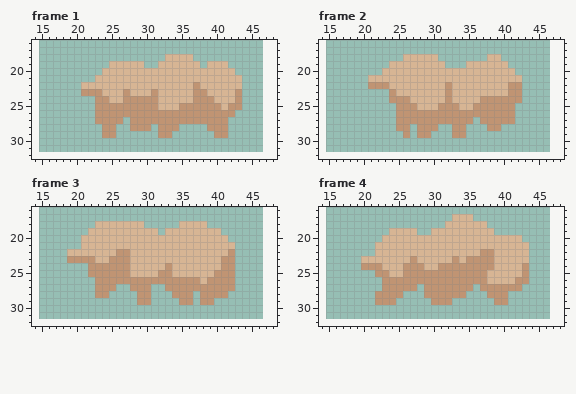
One commit to this pixel-art file: Assets/Sprites/Enemies/Tardigrade/tardigrade_running.aseprite. The picture above was drawn from the file before the commit.
32x16 pixels, 4 frames. Shown: frame 1: x 14..48, y 16..32; frame 2: x 14..48, y 16..32; frame 3: x 14..48, y 16..32; frame 4: x 14..48, y 16..32. The old version is drawn lined up with the new one, on the new canvas.
After the commit:
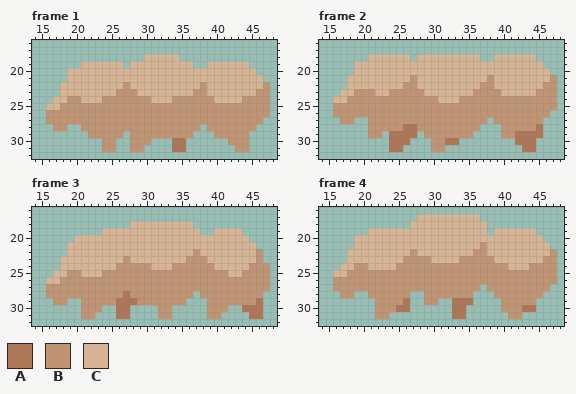
Palette (. is transparent): A #ad7757  B #c09473  C #d7b594
What changed:
canvas 32x16 -> 64x48, the old top-left corner now at 15,16
Frame 1:
y 18: x 30..32 ... -> CCC; x 35..36 CC -> ..
y 19: x 21..24 .... -> CCCC; x 27 C -> .; x 30..31 .. -> CC; x 37 C -> .; x 42..44 ... -> CCC
y 20: x 19..23 ..... -> CCCCC; x 43..45 ... -> CCC
y 21: x 19..22 .... -> CCCC; x 44..46 ... -> CCC
y 22: x 18..20 ... -> CCC; x 27 C -> B; x 37..38 BC -> CB; x 44..47 .... -> CCCB
y 23: x 18..23 ...BBB -> CCCCCC; x 26 C -> B; x 28 C -> B; x 31 B -> C; x 43..47 B.... -> CCCBB
y 24: x 17..23 ......B -> CCBBCCC; x 25..26 CC -> BB; x 31 B -> C; x 34..36 CCC -> BBB; x 43..47 B.... -> CBBBB
y 25: x 16..22 ....... -> CCBBBBB; x 32..34 CCC -> BBB; x 41 C -> B; x 44..47 .... -> BBBB
y 26: x 16..22 ....... -> BBBBBBB; x 43..47 ..... -> BBBBB
y 27: x 16..22 ....... -> BBBBBBB; x 27 . -> B; x 42..46 ..... -> BBBBB
y 28: x 17..18 .. -> BB; x 21..23 ... -> BBB; x 26..27 .. -> BB; x 31 . -> B; x 35..37 ... -> BBB; x 42..45 .... -> BBBB
y 29: x 22..23 .. -> BB; x 26 . -> B; x 28..31 .... -> BBBB; x 34..36 ... -> BBB; x 42..44 ... -> BBB
y 30: x 24..25 .. -> BB; x 28..30 ... -> BBB; x 34..35 .. -> AA; x 42..44 ... -> BBB
y 31: x 24..25 .. -> BB; x 28..29 .. -> BB; x 34..35 .. -> AA; x 43..44 .. -> BB
Frame 2:
y 18: x 21..25 ..... -> CCCCC; x 27 C -> .; x 31..36 ...... -> CCCCCC; x 38 C -> .; x 40..44 ..... -> CCCCC
y 19: x 19..23 ..... -> CCCCC; x 32..34 ... -> CCC; x 41..45 ..... -> CCCCC
y 20: x 19..22 .... -> CCCC; x 42..46 ..... -> CCCCC
y 21: x 18..20 ... -> CCC; x 27 C -> B; x 38 C -> B; x 43..47 ..... -> CCCCB
y 22: x 18..23 ...BBB -> CCCCCC; x 26..27 CC -> BB; x 32 B -> C; x 37..38 CC -> BB; x 41..47 BB..... -> CCCCCBB
y 23: x 17..23 ....... -> CCBBBCC; x 25..28 CCCC -> BBBB; x 32 B -> C; x 36..39 CCCC -> BBBB; x 41..47 BB..... -> CCCCBBB
y 24: x 16..23 ........ -> CCBBBBBB; x 27..30 CCCC -> BBBB; x 32 B -> C; x 34..36 CCC -> BBB; x 43..47 ..... -> BBBBB
y 25: x 16..24 ......... -> BBBBBBBBB; x 28..30 CCC -> BBB; x 34..35 CC -> BB; x 42..47 ...... -> BBBBBB
y 26: x 16..24 ......... -> BBBBBBBBB; x 42..46 ..... -> BBBBB
y 27: x 17..18 .. -> BB; x 21..24 .... -> BBBB; x 36 . -> B; x 38 B -> .; x 42..45 .... -> BBBB
y 28: x 21..24 .... -> BBBB; x 26..27 B. -> AA; x 31..32 .. -> BB; x 35..36 .. -> BB; x 38..45 BB...... -> ..BBBBBA
y 29: x 21..22 .. -> BB; x 24..28 ..B.B -> AAAA.; x 30..32 ... -> BBB; x 35 . -> B; x 40..45 ...... -> BBAAAA
y 30: x 24..26 ... -> AAA; x 30..33 .... -> BBAA; x 42..44 ... -> AAA
y 31: x 24..25 .. -> AA; x 30..31 .. -> BB; x 43..44 .. -> AA
Frame 3:
y 18: x 23..27 CCCCC -> .....; x 30..34 ..... -> CCCCC; x 37..38 CC -> ..
y 19: x 22..23 CC -> ..; x 32 . -> C; x 38..39 CC -> ..; x 41..43 ... -> CCC
y 20: x 20 . -> C; x 42..44 ... -> CCC
y 21: x 19..20 .. -> CC; x 43..45 ... -> CCC
y 22: x 26..27 BB -> CC; x 37 C -> B; x 42..46 B.... -> CCCCB
y 23: x 18..22 .BBBB -> CCCCC; x 25..26 BB -> CC; x 36..38 CCC -> BBB; x 41..46 BB.... -> CCCCCB
y 24: x 18..25 ....BBBB -> CCCCCCCC; x 28..30 CCC -> BBB; x 33..39 BCCCCCC -> CBBBBBB; x 41..47 BB..... -> CCCCBBB
y 25: x 17..23 .....BB -> CCBBCCC; x 28..31 CCCC -> BBBB; x 34..39 CCCCCC -> BBBBBB; x 42..47 B..... -> CCBBBB
y 26: x 16..22 ....... -> CCBBBBB; x 38 C -> B; x 43..47 ..... -> BBBBB
y 27: x 16..22 ....... -> BBBBBBB; x 26..27 .. -> BB; x 31..32 .. -> BB; x 43..47 ..... -> BBBBB
y 28: x 16..22 ....... -> BBBBBBB; x 25..28 .... -> BBAB; x 31..33 ... -> BBB; x 42..46 ..... -> BBBBB
y 29: x 17..18 .. -> BB; x 21..28 ........ -> BBBBBAAA; x 31..34 .... -> BBBB; x 36 B -> .; x 38 B -> .; x 40..46 ....... -> BBBBBBA
y 30: x 21..23 ... -> BBB; x 26..27 .. -> AA; x 32..33 .. -> BB; x 39..41 ... -> BBB; x 44..46 ... -> AAA
y 31: x 21..22 .. -> BB; x 26..27 .. -> AA; x 32..33 .. -> BB; x 39..40 .. -> BB; x 45..46 .. -> AA
Frame 4:
y 17: x 28..32 ..... -> CCCCC; x 36 . -> C
y 18: x 27..31 ..... -> CCCCC
y 19: x 21..23 ... -> CCC; x 28..29 .. -> CC; x 38..44 C...... -> .CCCCCC
y 20: x 19..22 .... -> CCCC; x 43..45 ... -> CCC
y 21: x 19..21 ... -> CCC; x 37 C -> B; x 44..46 ... -> CCC
y 22: x 18..21 .... -> CCCC; x 27 C -> B; x 36 C -> B; x 38 B -> C; x 44..47 .... -> CCCB
y 23: x 18..19 .. -> CC; x 26 C -> B; x 28..29 CC -> BB; x 33..34 BC -> CB; x 44..47 .... -> CCBB
y 24: x 17..19 ... -> CCB; x 21..22 BB -> CC; x 25 C -> B; x 29..30 CC -> BB; x 39..40 CC -> BB; x 43..47 B.... -> CBBBB
y 25: x 16..21 ...... -> CCBBBB; x 24..25 CC -> BB; x 38..42 CCCCC -> BBBBB; x 44..47 .... -> BBBB
y 26: x 16..22 ....... -> BBBBBBB; x 38..41 CCCC -> BBBB; x 44..47 .... -> BBBB
y 27: x 16..22 ....... -> BBBBBBB; x 28 . -> B; x 36..37 .B -> B.; x 43..46 .... -> BBBB
y 28: x 17..18 .. -> BB; x 21 . -> B; x 26 . -> B; x 35 . -> B; x 38 B -> .; x 41..45 ..... -> BBBBB
y 29: x 25..26 .. -> BA; x 29 . -> B; x 31..35 BB... -> ..AAA; x 39 B -> .; x 41..44 .... -> BBBB
y 30: x 22..26 ..... -> BBBAA; x 33..34 .. -> AA; x 40..44 ..... -> BBBAA
y 31: x 22..23 .. -> BB; x 33..34 .. -> AA; x 41..42 .. -> BB
